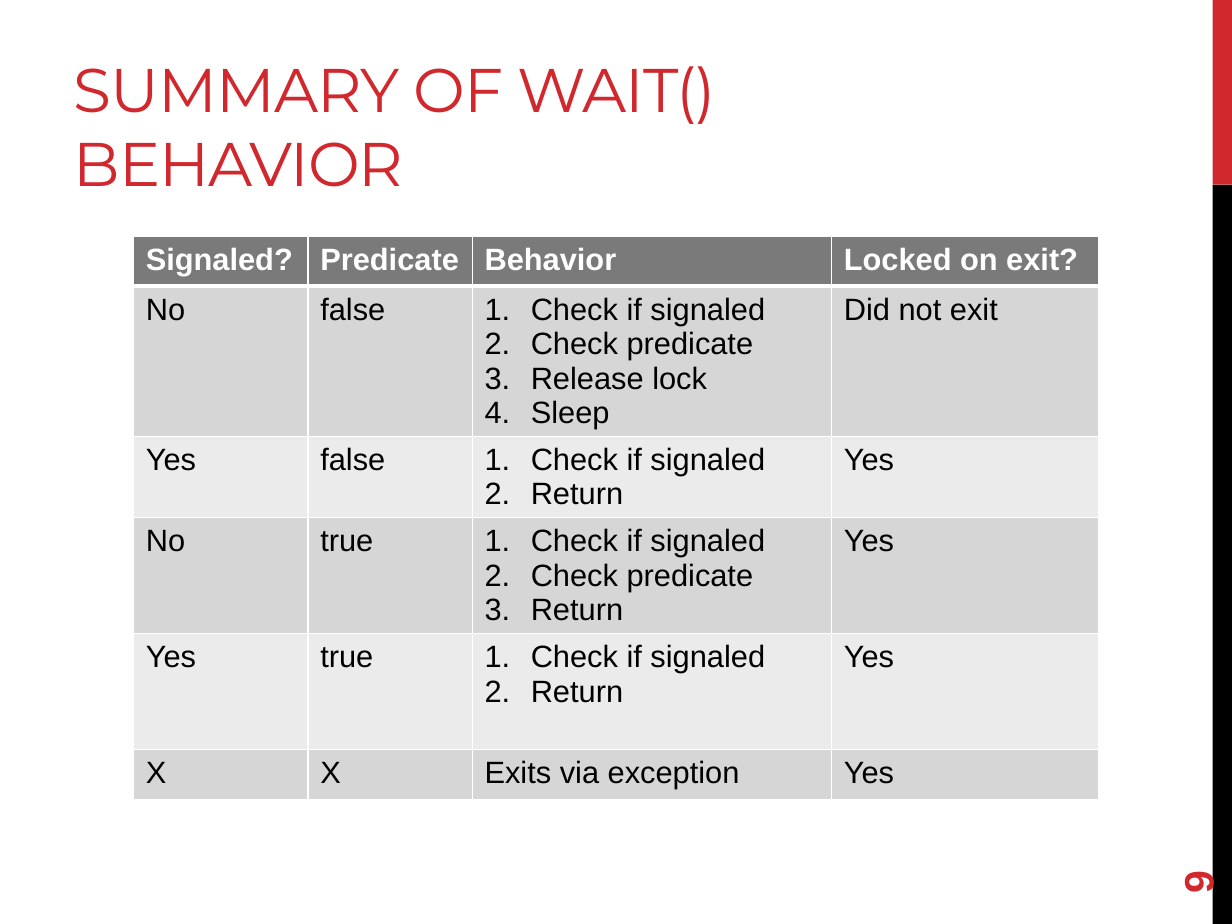
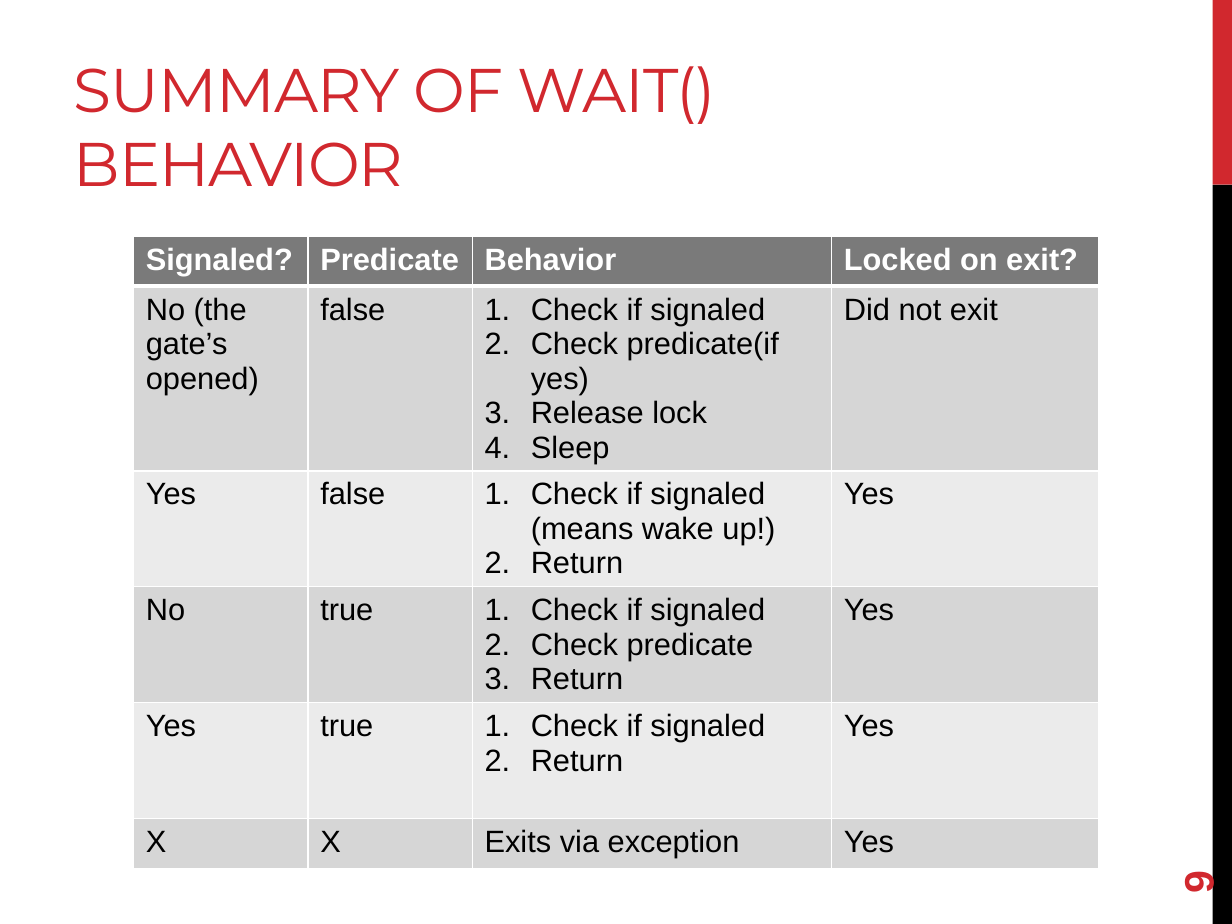
Before and after one commit to joshpeterson/DevelopingConcurrentSoftware, a slide deck: slide 9 of Lectures/Asynchronous Operations/Asynchronous Operations.pptx. Drawn at 1232x924 pixels with LibreOffice and Linux fonts; fonts in the diff are those of the drawing. Boxes give left, top, right and bottom in pixels: in the first picture for what was removed or moved away, otherwise in the second. Text is boxed around its words. In the diff, an @@ line names an element or a change of style, - is before the commit and + after.

```diff
--- a/Lectures/Asynchronous Operations/Asynchronous Operations.pptx
+++ b/Lectures/Asynchronous Operations/Asynchronous Operations.pptx
@@ table at [133,237,1099,903] @@
-row 2, column 1: No
+row 2, column 1: No (the gate’s opened)
-row 2, column 3: Check if signaled / Check predicate / Release lock / Sleep
+row 2, column 3: Check if signaled / Check predicate(if yes) / Release lock / Sleep
-row 3, column 3: Check if signaled / Return
+row 3, column 3: Check if signaled (means wake up!) / Return
```
Also in this commit, not shown: 7 other slides changed, 5 other files.
